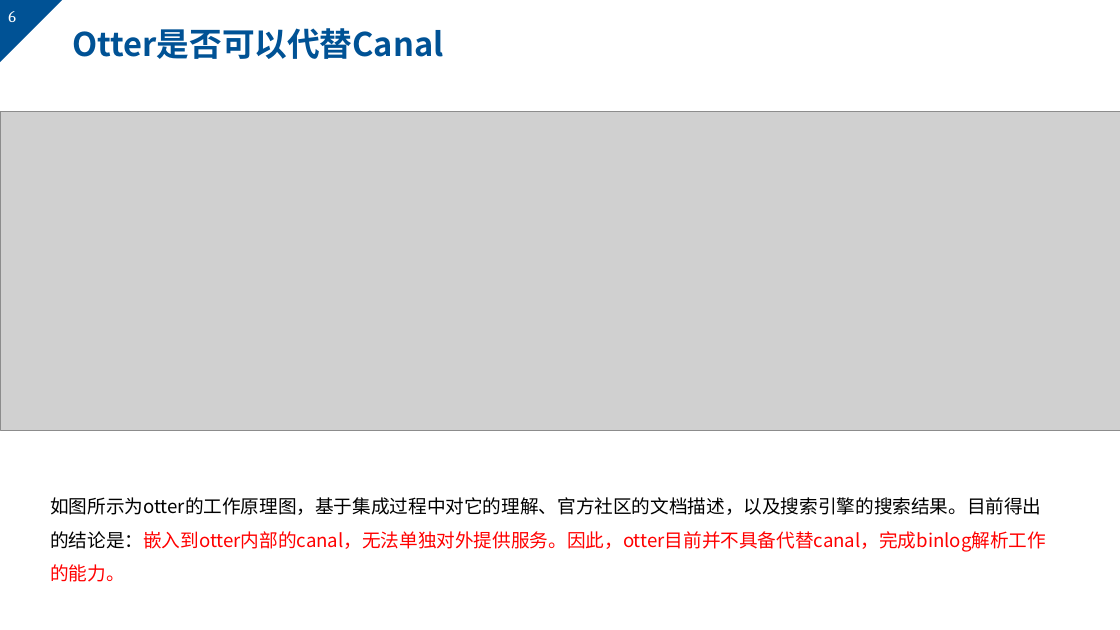
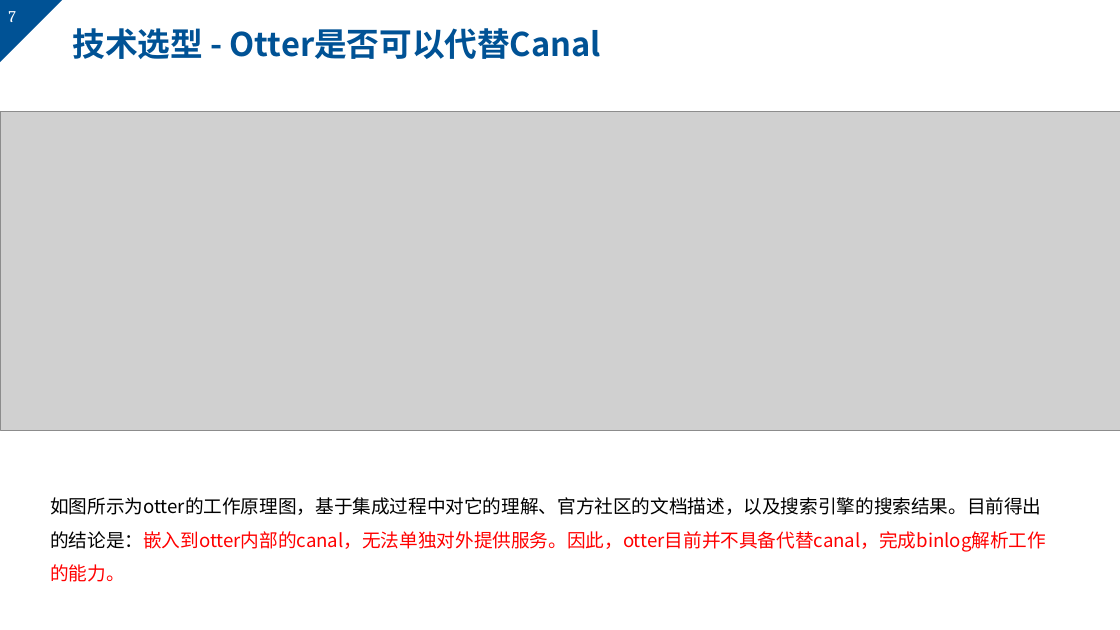
Before and after one commit to markMe1024/coding, a slide deck: slide 7 of MySQL/binlog/后端与UI的webscoket事件机制.pptx (slide 6 before the commit). Drawn at 1120x630 pixels with LibreOffice and Linux fonts; fonts in the diff are those of the drawing; grey boxes stand for pictures; background and template pictures are left out. Boxes give left, top, right and bottom in pixels: in the first picture for what was removed or moved away, otherwise in the second. Text is boxed around its words. In the diff, an @@ line names an element or a change of style, - is before the commit and + after.

```diff
--- a/MySQL/binlog/后端与UI的webscoket事件机制.pptx
+++ b/MySQL/binlog/后端与UI的webscoket事件机制.pptx
@@ page number at [8,11,16,22]: text changed @@
-6
+7
@@ title at [72,28,601,59]: text changed @@
-Otter是否可以代替Canal
+技术选型 - Otter是否可以代替Canal
```
Also in this commit, not shown: 13 other slides changed, 8 slides added, 2 slides removed.
